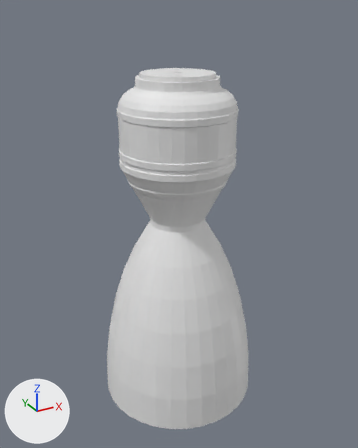
The Blender file MerlinEngine1D.blend, before and after one commit.
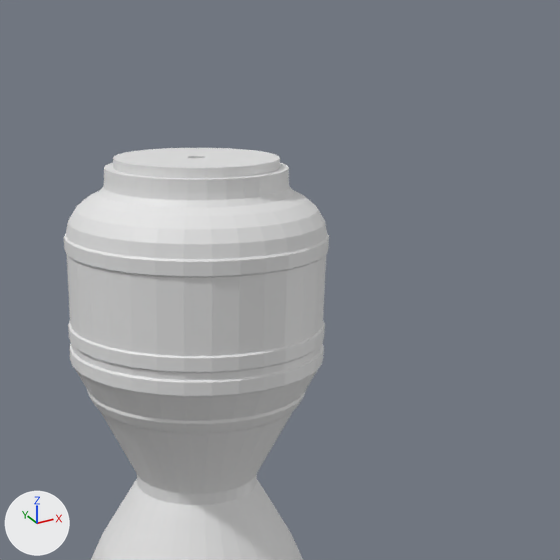
Each version is shown whole from a camera (50 mm lens) standing at (-208.0, -380.0, 187.0) and looking at (1.0, 0.0, -3.0), then close up on the part from 24% to 96% of the width and 0% to 58% of the height. The lights are fixed; the arrows at lower left show +X, +Y and +Z.

Objects in the first close-up: 'CombustionChamber'.
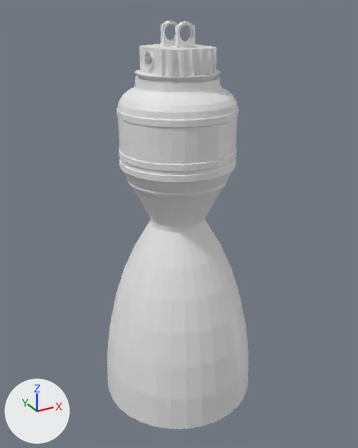
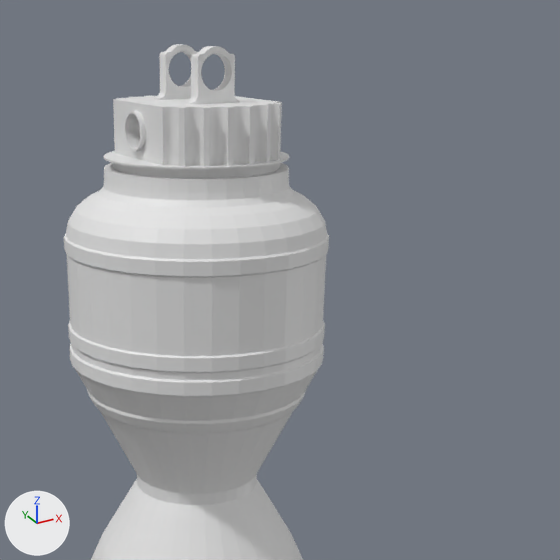
What the commit changed:
me_cone is used by ob_combustionchamber; location (0.0, 0.0, 0.0); rotation (0.0, 0.0, 1.571), in degrees (0, 0, 90); scale (25.5, 25.5, 25.5).
me_cone had 2242 vertices, 2496 faces, 2 loose edges and spanned x -3.0..3.0, y -3.0..3.0, z -7.21..5.32.
me_cone now has 3609 vertices, 4322 faces, 2 loose edges and spans x -3.0..3.0, y -3.0..3.0, z -7.21..6.89.
me_cone part 1: 13 vertices moved from x -0.18..0.18, y -0.11..0.19, z 5.32 to x -1.37..1.29, y -0.54..1.37, z 5.27..5.32; 51 vertices removed from x -0.19..0.19, y -0.19..0.19, z 5.32; 1418 vertices added at x -1.4..1.4, y -1.4..1.4, z 4.64..6.89.

Pixel boxes [x1, y1, x2, y2] of what changed, in the close-ups (560 x 560 px):
'CombustionChamber', reshaped: before [64, 148, 329, 560]; after [64, 44, 329, 560]
part 1 of me_cone, built on: before [113, 148, 280, 168]; after [104, 44, 289, 169]
